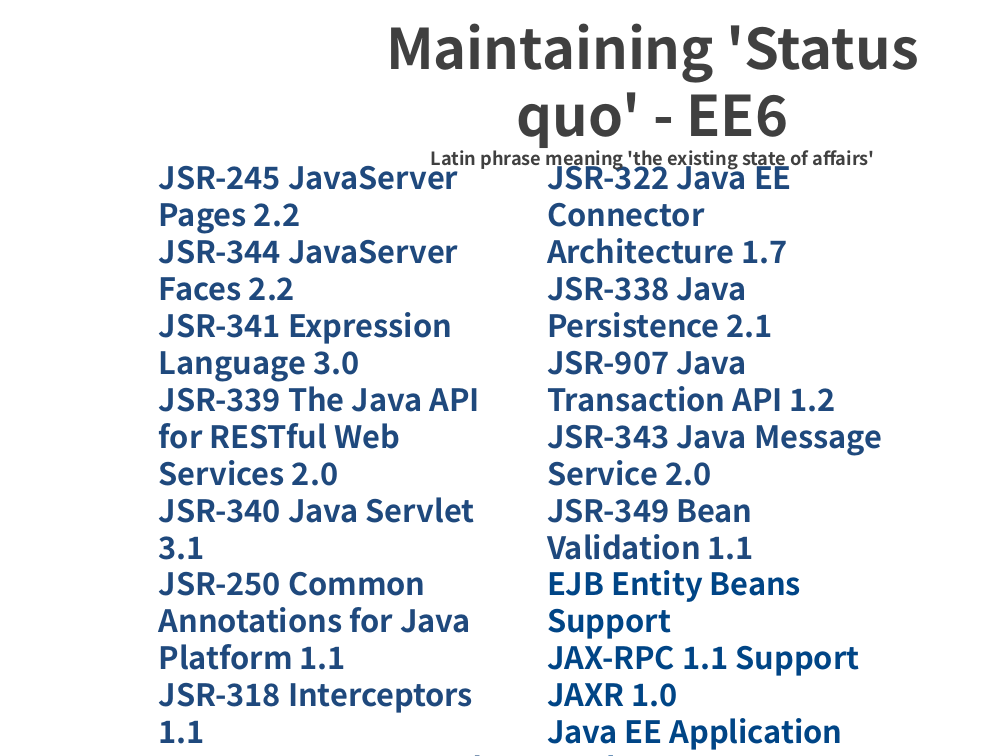
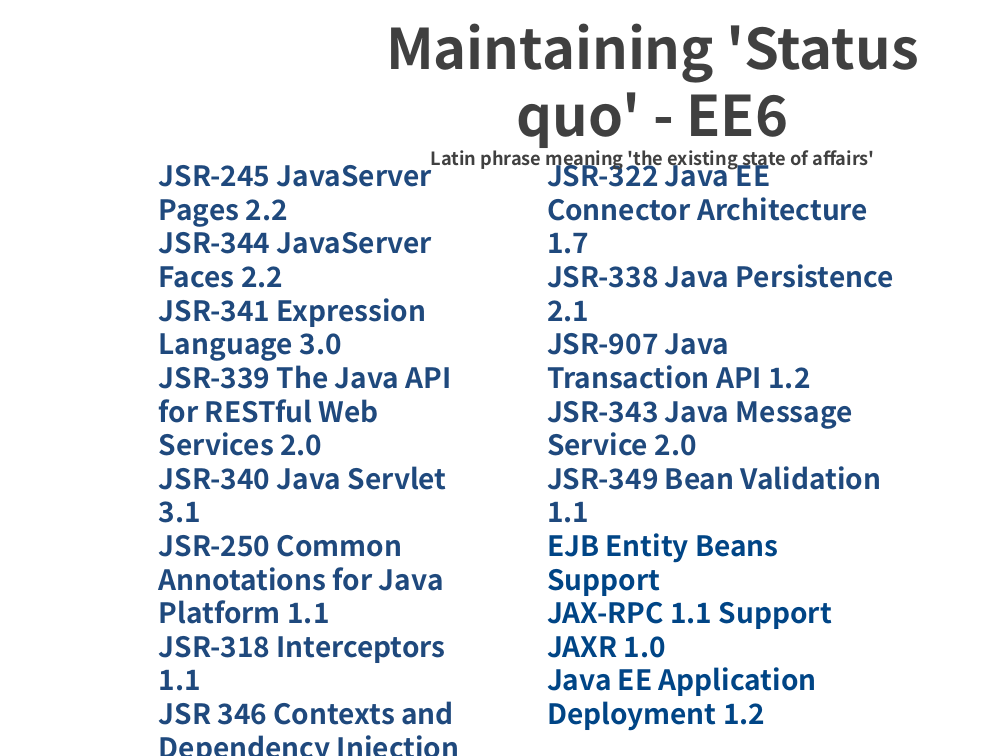
Before and after one commit to tomitribe/tomcat_to_tomee, a slide deck: slide 6 of TomcatToTomEE.1-n.odp. Drawn at 1008x756 pixels with LibreOffice and Linux fonts; fonts in the diff are those of the drawing; background and template pictures are left out. Boxes give left, top, right and bottom in pixels: in the first picture for what was removed or moved away, otherwise in the second. Text is boxed around its words. In the diff, an @@ line names an element or a change of style, - is before the commit and + after.

Commit message:
Slides

```diff
--- a/TomcatToTomEE.1-n.odp
+++ b/TomcatToTomEE.1-n.odp
@@ text "JSR-245 JavaServer Pages 2.2" at (159,158,454,725): size 22 to 20 pt @@
@@ text "JSR-322 Java EE Connector Architecture ..." at (547,158,894,731): size 22 to 20 pt @@
```
Also in this commit, not shown: 4 other slides changed, 1 slide added, 1 slide removed.
